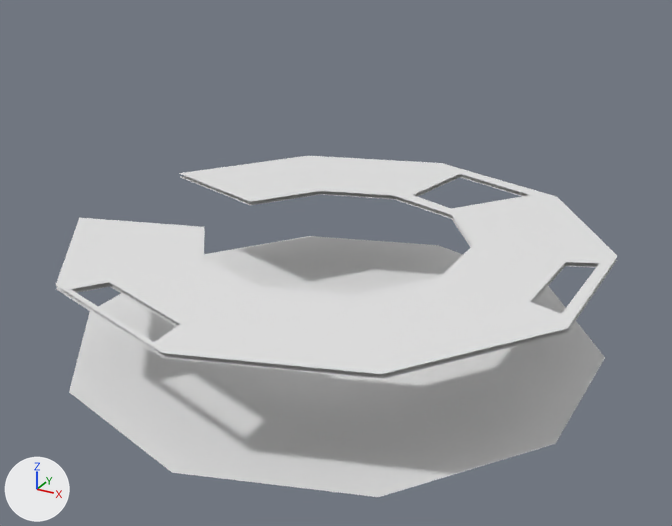
The Blender file untitled/素材/ステージ/AllStage.blend as it was, and as the next commit left it.
Before and after are seen from a 50 mm camera at (587.0, -1065.0, 646.0) aimed at (14.0, -24.0, 125.0). Every picture has the same lights, and +X, +Y and +Z are marked at lower left.

In view in the first picture: 'F1_Floor', 'F2_Floor'.
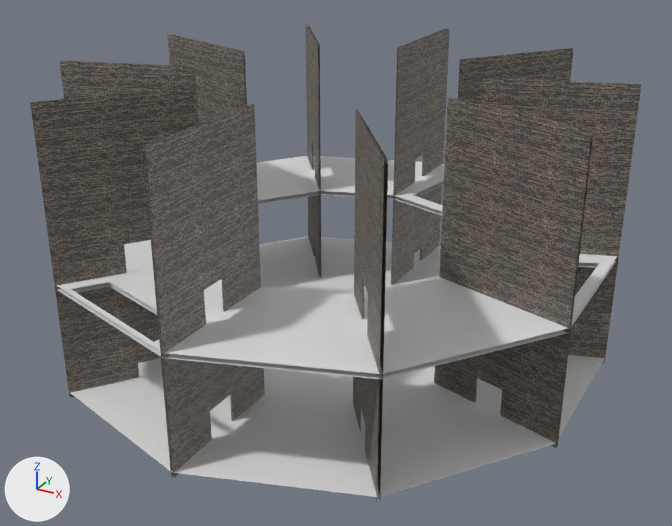
Edits to the bpy script that builds the scene:
```text
Change ob_立方体:
    remove ob_立方体.hide_set(True)
Change ob_wall_2:
    remove ob_wall_2.hide_set(True)
```

Boxes [x1, y1, x2, y2] around the edits, measured in the pictures (672 x 526 px):
'Wall_2', shown: after [30, 24, 641, 501]
'立方体', shown: after [361, 410, 365, 448]
